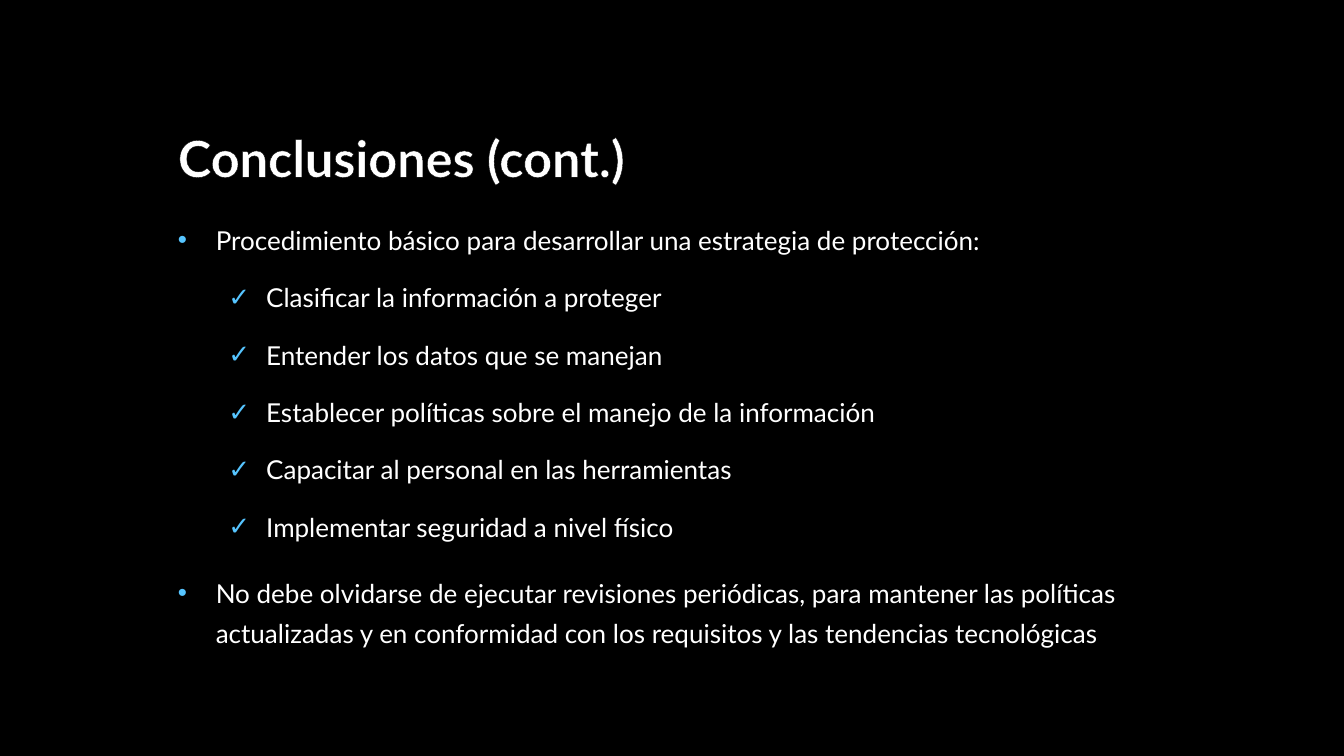
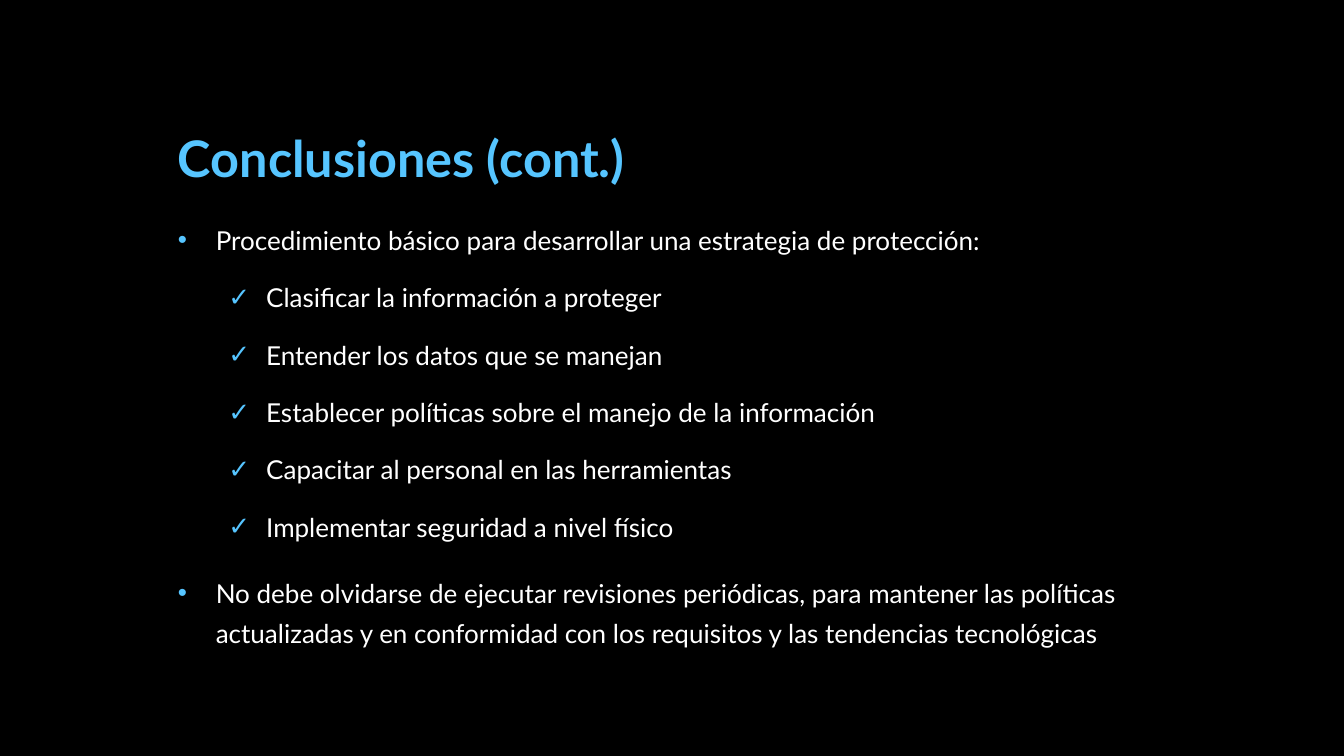
Before and after one commit to miparnisari/implantaciondesistemas, a slide deck: slide 39 of Presentacion/Fuga de Información.pptx. Drawn at 1344x756 pixels with LibreOffice and Linux fonts; fonts in the diff are those of the drawing; background and template pictures are left out. Boxes give left, top, right and bottom in pixels: in the first picture for what was removed or moved away, otherwise in the second. Text is boxed around its words. In the diff, an @@ line names an element or a change of style, - is before the commit and + after.

```diff
--- a/Presentacion/Fuga de Información.pptx
+++ b/Presentacion/Fuga de Información.pptx
@@ title "Conclusiones (cont.)" at [178, 137, 625, 185]: text colour #FFFFFF to #56C5FF @@
```
Also in this commit, not shown: 2 other slides changed, 2 slides added, 1 slide removed.
